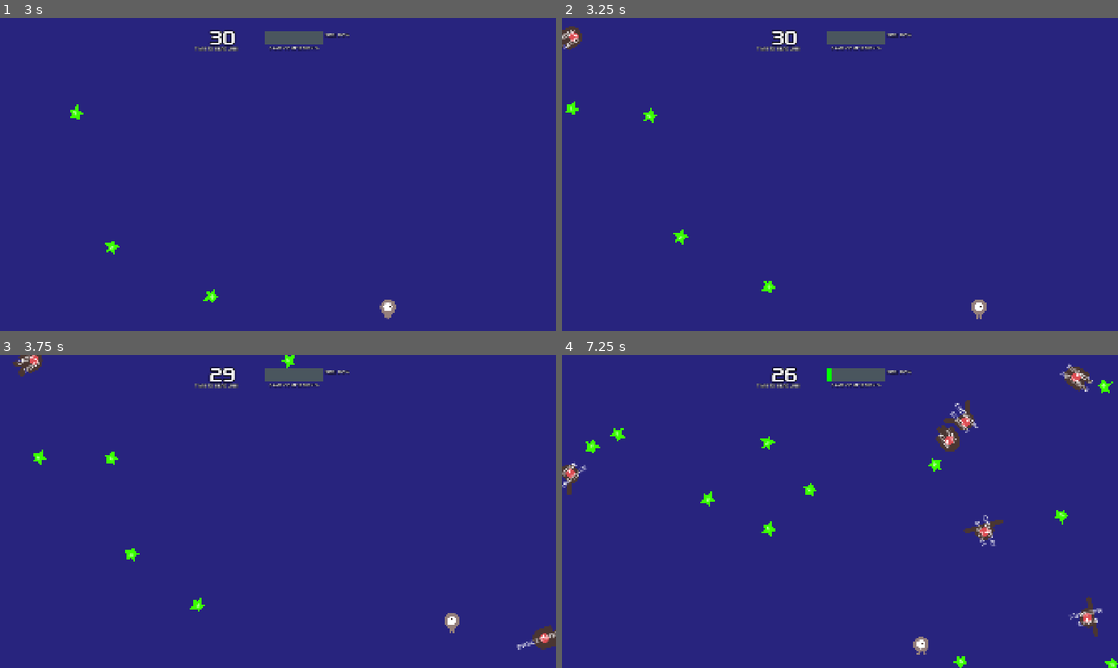
Above: before the commit, frames 1-4 (two rows, left to right).
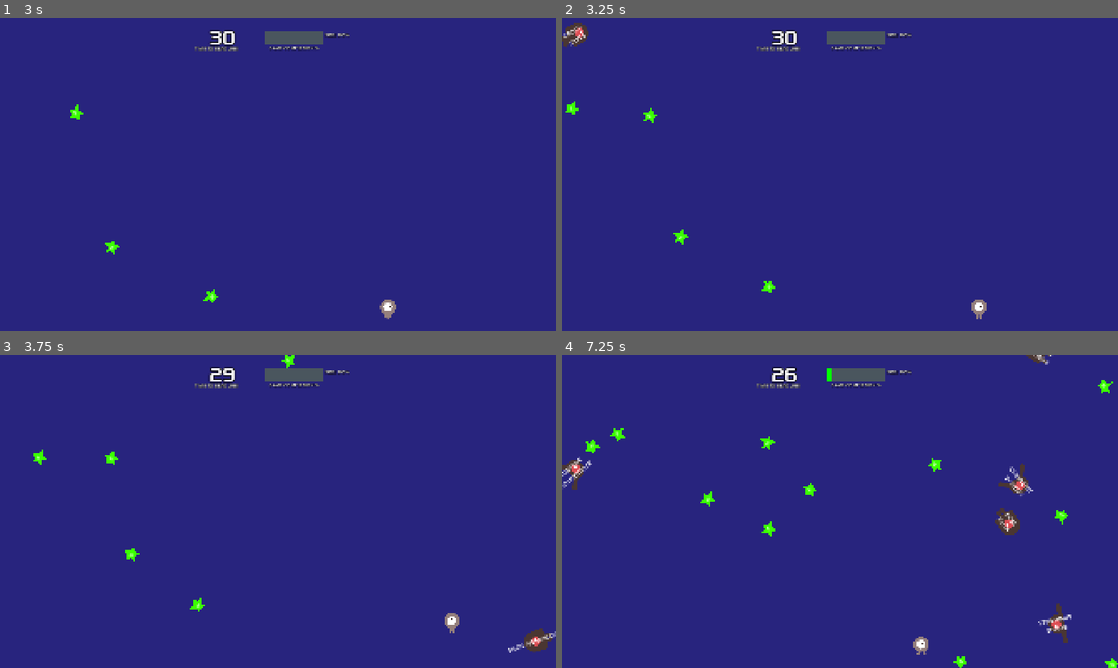
Above: after the commit, the same moments.

Repository: jorj-cedar/scope-creep
Game: Godot game, scene res://scenes/main.tscn
Two runs of this game, one before a commit and one after it. Both use one fixed random seed, a clock stepped at 60 frames per second and the inputs below.
Inputs:
- Up to frame 1 (3 s): click "Start" at 0.5 s; hold Right (move_right) 1.28-2.03 s; hold Down (move_down) 2.03-2.78 s; hold Right (move_right) from 2.78 s (still down)
- Up to frame 2 (3.25 s): keep holding Right (move_right)
- Up to frame 3 (3.75 s): release Right (move_right) at 3.53 s; hold Up (move_up) from 3.53 s (still down)
- Up to frame 4 (7.25 s): release Up (move_up) at 4.28 s; hold Left (move_left) 4.28-5.78 s; hold Down (move_down) 5.78-6.53 s; hold Right (move_right) from 6.53 s (still down)

Frame 1 is identical in both runs. In frame 2, 0.2% of the frame differs, in the area x 0-5%, y 1-10%; in frame 3, 0.6%; in frame 4, 2.5%, in the area x 0-98%, y 0-92%.

Commit message:
enemies FAST

Diff:
--- a/scripts/main.gd
+++ b/scripts/main.gd
@@ -73,7 +73,7 @@
 	direction += randf_range(-PI / 4, PI / 4)
 	mob.rotation = direction
 
-	var velocity = Vector2(randf_range(150.0, 250.0,), 0.0)
+	var velocity = Vector2(randf_range(300.0, 500.0,), 0.0)
 
 	mob.linear_velocity = velocity.rotated(direction)
 
